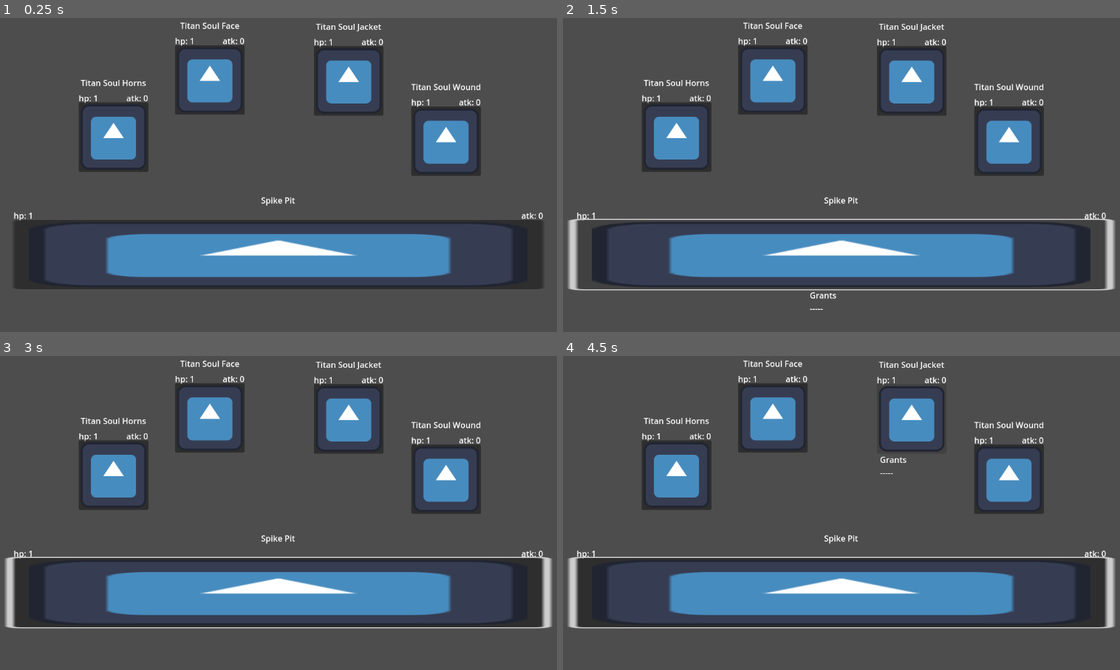
Above: before the commit, frames 1-4 (two rows, left to right).
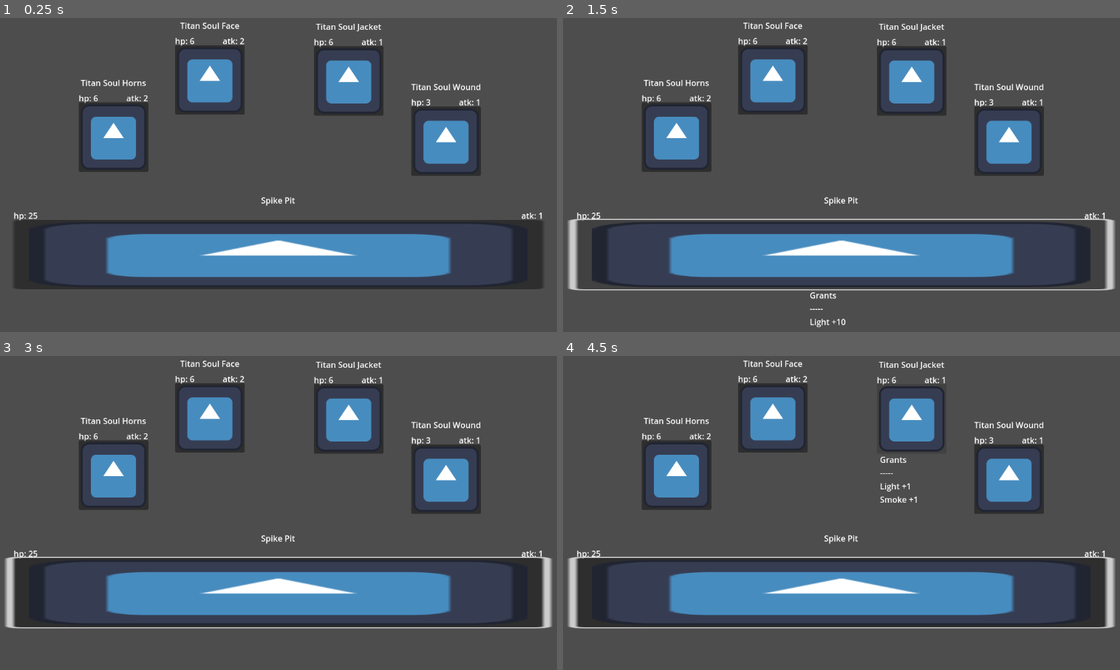
Above: after the commit, the same moments.

Repository: alex-mike-mark-again/godot-combat
Game: Godot game, scene res://troops/stage2.tscn
Two runs of this game, one before a commit and one after it. Both use one fixed random seed, a clock stepped at 60 frames per second and the inputs below. This scene is started directly instead of the project's main scene. The engine's default icon, where the game draws it, is replaced by a stand-in: a white triangle on a blue panel in a dark square.
Inputs (mouse positions are in pixels of both pictures, inside the frame that each line leads up to):
- Up to frame 1 (0.25 s): no input
- Up to frame 2 (1.5 s): click (841, 253) at 0.52 s; click (841, 253) at 1.27 s
- Up to frame 3 (3 s): click (278, 591) at 2.02 s; tap Enter at 2.75 s; move the mouse to (412, 500) at 2.77 s
- Up to frame 4 (4.5 s): tap Space at 3.5 s; move the mouse to (724, 534) at 3.52 s; tap Enter at 4.25 s; move the mouse to (902, 447) at 4.27 s

The runs differ from the first frame. In frame 1, 0.1% of the frame differs, in the area x 5-98%, y 6-65%; in frame 2, 0.2%; in frame 3, 0.1%; in frame 4, 0.2%.

Commit message:
Adds stage 2. also fixes bug where you couldn't select an enemy after clearing a stage. should've tested that sooner i guess

Diff:
--- a/battle_manager.gd
+++ b/battle_manager.gd
@@ -10,6 +10,7 @@
 #	"res://troops/one_dude.tscn",
 #	"res://troops/two_dudes.tscn",
 	"res://troops/stage1.tscn",
+	"res://troops/stage2.tscn",
 #	"res://troops/three_dudes.tscn",
 ]
 
@@ -18,13 +19,14 @@
 	player = get_node("../Player")
 
 func on_select(e):
-	if selected && selected.name == e.name:
+	if selected != null && selected.name == e.name:
 		_battle()
 
 	selected = e
 
 func _battle():
 	selected.take_damage(player.atk)
+	selected.reduce_atk(player.rdc)
 	selected = null
 
 	for enemy in enemies:
--- a/enemies/spike_pit.tscn
+++ b/enemies/spike_pit.tscn
@@ -3,3 +3,6 @@
 [ext_resource type="PackedScene" uid="uid://d15w3qccq2gc8" path="res://enemies/enemy.tscn" id="1_jiyun"]
 
 [node name="Spike Pit" instance=ExtResource("1_jiyun")]
+buff_hp = 10
+atk = 1
+hp = 25
--- a/enemies/titan_soul_face.tscn
+++ b/enemies/titan_soul_face.tscn
@@ -3,3 +3,8 @@
 [ext_resource type="PackedScene" uid="uid://d15w3qccq2gc8" path="res://enemies/enemy.tscn" id="1_fkdwh"]
 
 [node name="Titan Soul Face" instance=ExtResource("1_fkdwh")]
+buff_atk = 1
+buff_hp = 2
+buff_rdc = 1
+atk = 2
+hp = 6
--- a/enemies/titan_soul_horns.tscn
+++ b/enemies/titan_soul_horns.tscn
@@ -3,3 +3,7 @@
 [ext_resource type="PackedScene" uid="uid://d15w3qccq2gc8" path="res://enemies/enemy.tscn" id="1_oegm2"]
 
 [node name="Titan Soul Horns" instance=ExtResource("1_oegm2")]
+buff_atk = 1
+buff_rdc = 1
+atk = 2
+hp = 6
--- a/enemies/titan_soul_jacket.tscn
+++ b/enemies/titan_soul_jacket.tscn
@@ -3,3 +3,7 @@
 [ext_resource type="PackedScene" uid="uid://d15w3qccq2gc8" path="res://enemies/enemy.tscn" id="1_blqv1"]
 
 [node name="Titan Soul Jacket" instance=ExtResource("1_blqv1")]
+buff_hp = 1
+buff_rdc = 1
+atk = 1
+hp = 6
--- a/enemies/titan_soul_wound.tscn
+++ b/enemies/titan_soul_wound.tscn
@@ -3,3 +3,6 @@
 [ext_resource type="PackedScene" uid="uid://d15w3qccq2gc8" path="res://enemies/enemy.tscn" id="1_8u4ua"]
 
 [node name="Titan Soul Wound" instance=ExtResource("1_8u4ua")]
+buff_hp = 5
+atk = 1
+hp = 3
